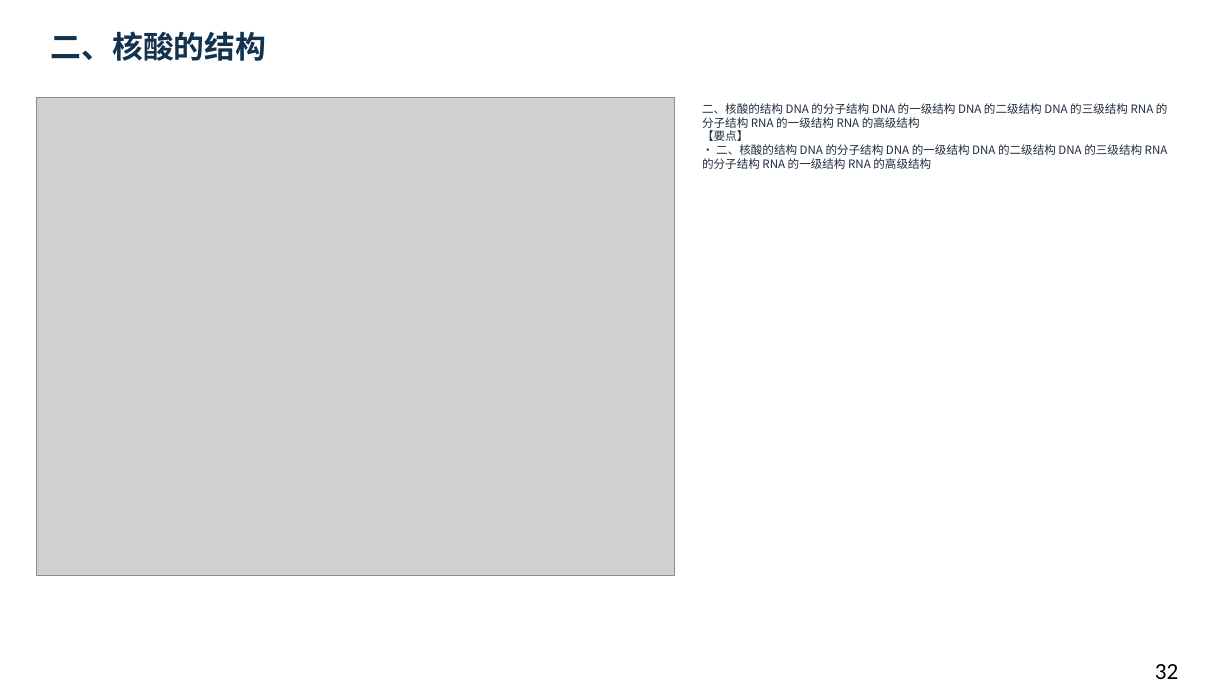
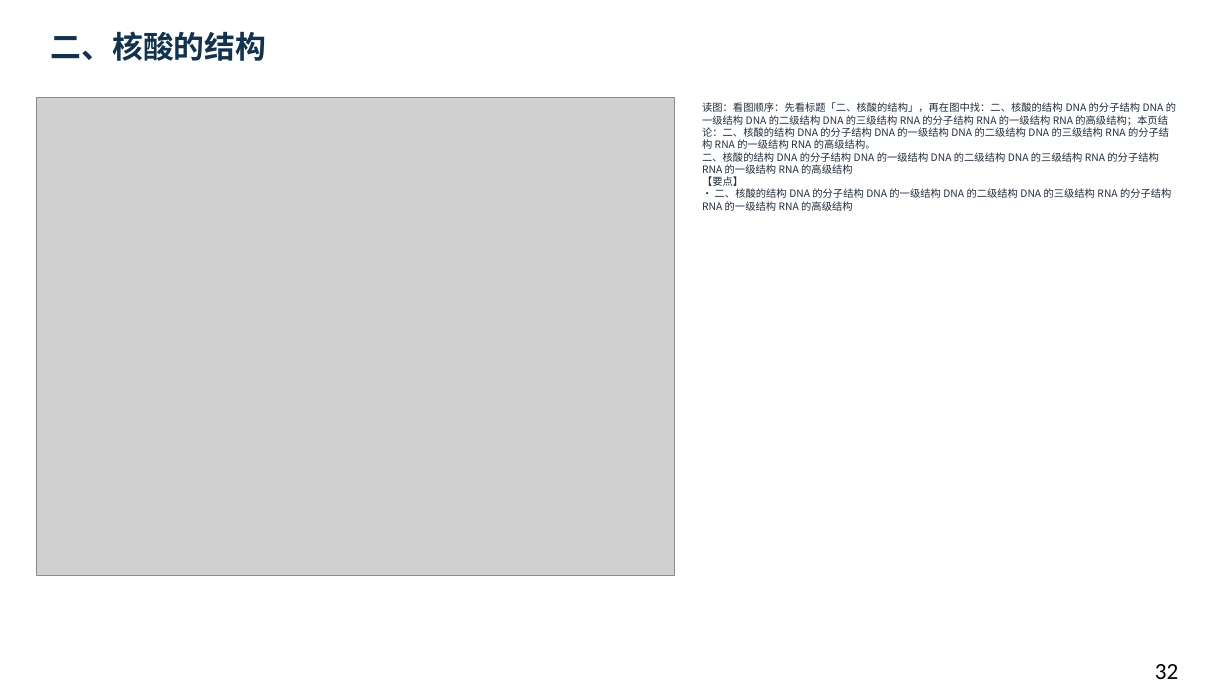
Before and after one commit to newkan-li/Biochemistry, a slide deck: slide 32 of downloads/bc11-ai-style.pptx. Drawn at 1232x693 pixels with LibreOffice and Linux fonts; fonts in the diff are those of the drawing; grey boxes stand for pictures. Boxes give left, top, right and bottom in pixels: in the first picture for what was removed or moved away, otherwise in the second. Text is boxed around its words. In the diff, an @@ line names an element or a change of style, - is before the commit and + after.

```diff
--- a/downloads/bc11-ai-style.pptx
+++ b/downloads/bc11-ai-style.pptx
@@ text at (x1=702, y1=102, x2=1176, y2=211): text changed; size 9 to 8 pt @@
-二、核酸的结构 DNA 的分子结构 DNA 的一级结构 DNA 的二级结构 DNA 的三级结构 RNA 的分子结构 RNA 的一级结构 RNA 的高级结构
-【要点】
-• 二、核酸的结构 DNA 的分子结构 DNA 的一级结构 DNA 的二级结构 DNA 的三级结构 RNA 的分子结构 RNA 的一级结构 RNA 的高级结构
+读图：看图顺序：先看标题「二、核酸的结构」，再在图中找：二、核酸的结构 DNA 的分子结构 DNA 的一级结构 DNA 的二级结构 DNA 的三级结构 RNA 的分子结构 RNA 的一级结构 RNA 的高级结构；本页结论：二、核酸的结构 DNA 的分子结构 DNA 的一级结构 DNA 的二级结构 DNA 的三级结构 RNA 的分子结构 RNA 的一级结构 RNA 的高级结构。
+二、核酸的结构 DNA 的分子结构 DNA 的一级结构 DNA 的二级结构 DNA 的三级结构 RNA 的分子结构 RNA 的一级结构 RNA 的高级结构
+【要点】
+• 二、核酸的结构 DNA 的分子结构 DNA 的一级结构 DNA 的二级结构 DNA 的三级结构 RNA 的分子结构 RNA 的一级结构 RNA 的高级结构
```
Also in this commit, not shown: 135 other slides changed, 6 other files.
